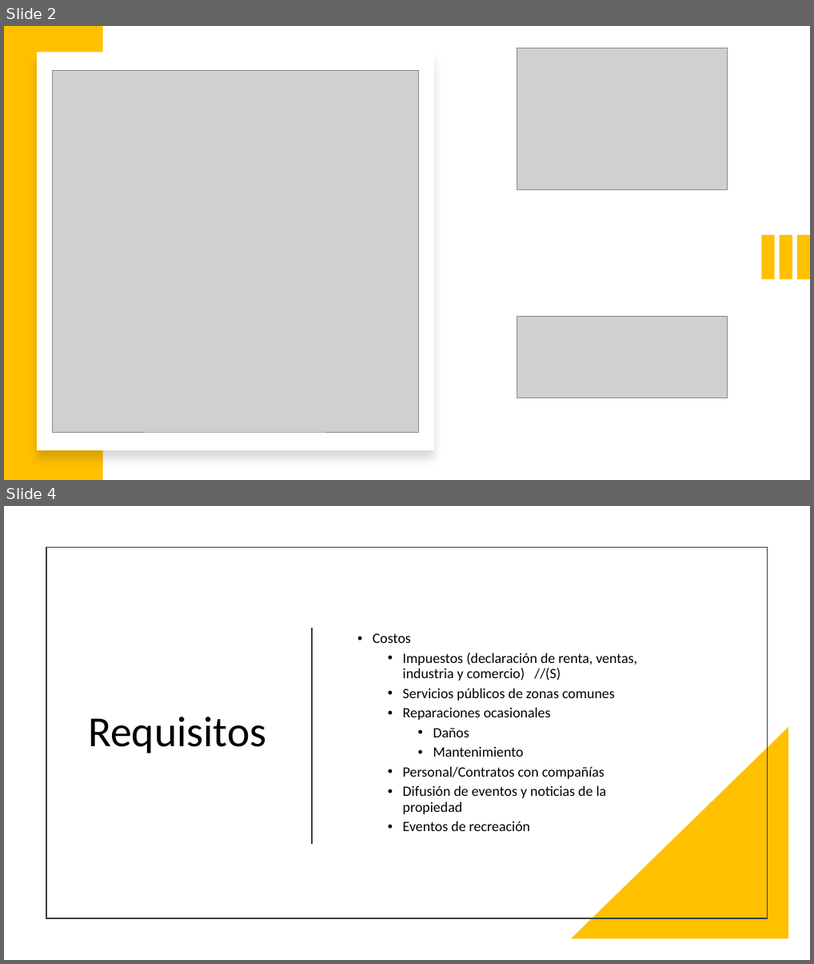
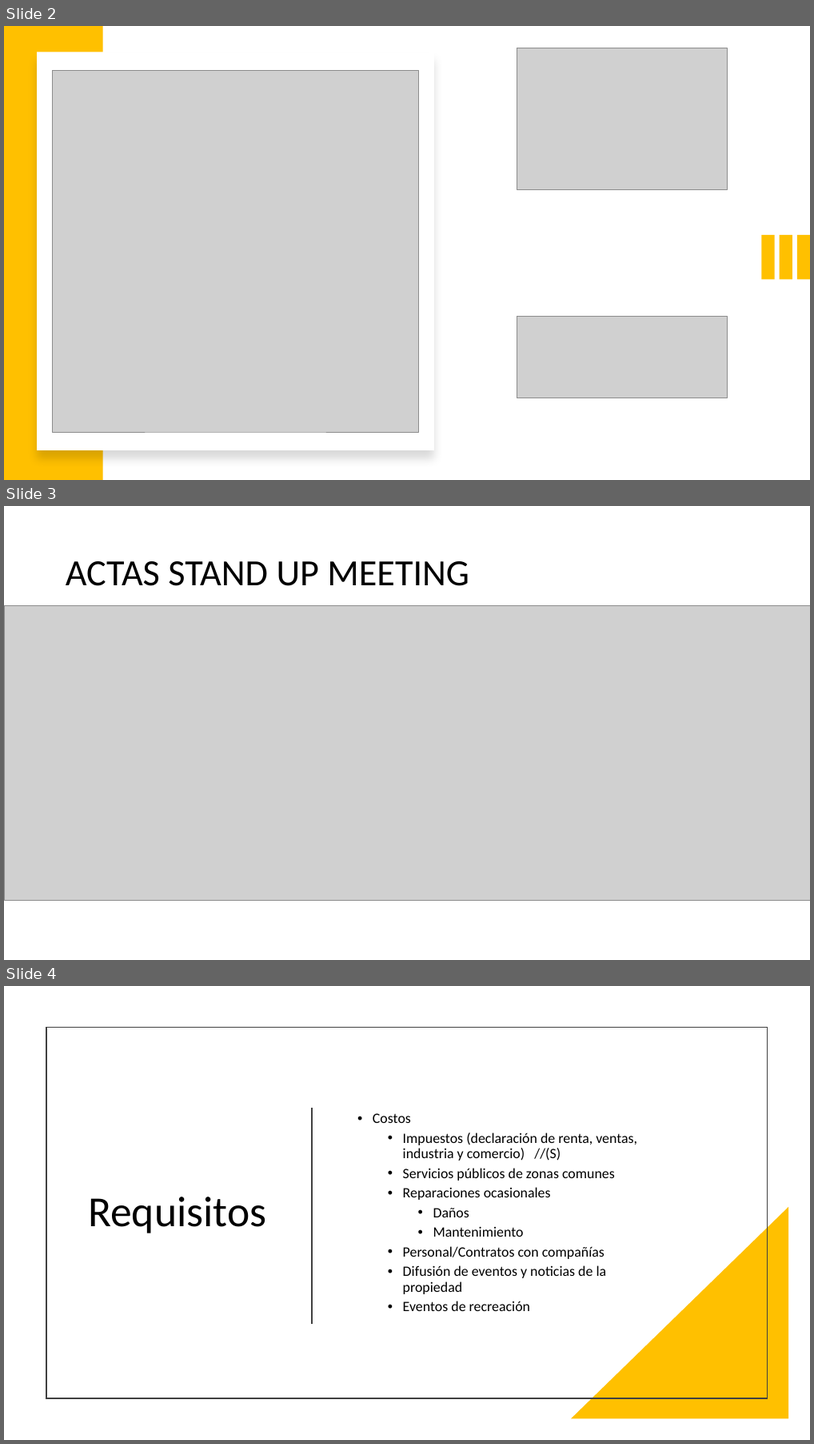
Before and after one commit to marianabetancur18/Ingenieria_Software, a slide deck: Semana 24-28 agosto/Presentación.pptx. Shown one above the other, each under a label of ours: slides 2 and 4 before the commit, slides 2, 3 and 4 after it; the slides between them are not shown. The pictures are 814x964 and 814x1444 pixels, drawn with LibreOffice and Linux fonts; fonts in the diff are those of the drawing; grey boxes stand for pictures. Boxes give left, top, right and bottom in pixels: in the first picture for what was removed or moved away, otherwise in the second. Text is boxed around its words. In the diff, an @@ line names an element or a change of style, - is before the commit and + after.

```diff
--- a/Semana 24-28 agosto/Presentación.pptx
+++ b/Semana 24-28 agosto/Presentación.pptx
@@ slide 3 added at <box>4,506,810,960</box>, background #FFFFFF @@
@@ title added at <box>66,561,470,586</box>, 44 pt, text #000000 @@
+ACTAS STAND UP MEETING
@@ picture added at <box>4,605,810,900</box> @@
```
Also in this commit, not shown: 1 slide changed, 1 slide removed.
